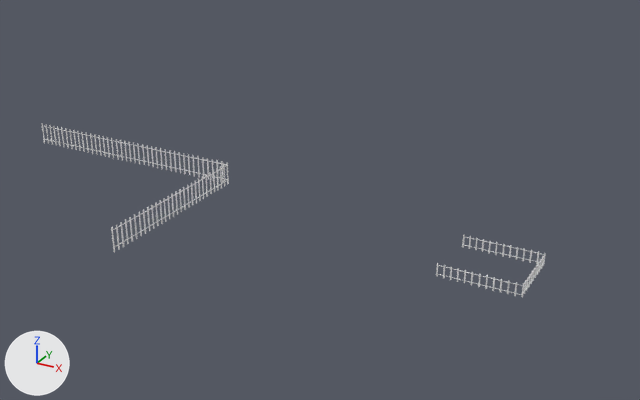
Two versions of the FBX model Assets/Fence.fbx, one commit apart.
One viewpoint serves both versions: a 50 mm lens placed at (131.6, -228.5, 105.1), pointed at (19.5, -24.6, 3.2). The axes (+X, +Y, +Z) are drawn at lower left. The lights are the same throughout. Materials are left out; every surface is plain grey. Where no turn or scale is listed for an object, it has been applied to the vertices. Vertices at the same position are counted once.

Before the edit, the objects in view are built like this:
```python
me_mesh = bpy.data.meshes.new('Mesh')
me_mesh.from_pydata(...)  # 1152 vertices, 1368 faces; spans x -89.0..89.0, y -27.0..27.0, z -4.0..4.0
me_mesh.materials.append(mat_props_street)
ob_fence = bpy.data.objects.new('Fence', me_mesh)
ob_fence.location = (-3.5, -46.4, 3.1)
```
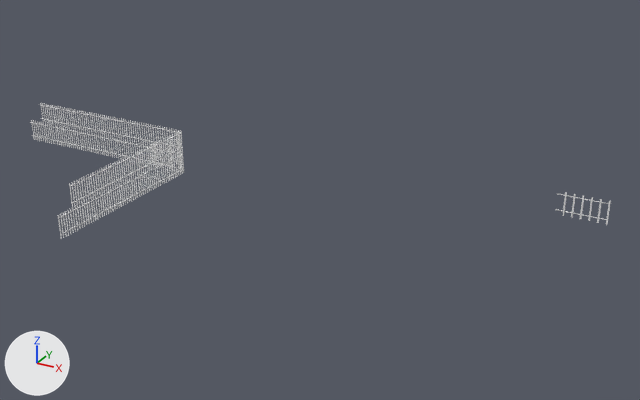
Location of each change, (x1, y1, x2, y2) in pixels of the pictures (640 x 400 px; the box of a moved part takes in the faces that stretch with it):
'Fence', reshaped, moved (15% wider, 22% shorter)
    before: (41, 123, 546, 297)
    after: (30, 103, 611, 239)
part 1 of me_mesh, moved or reshaped
    before: (522, 248, 525, 261)
    after: (562, 192, 567, 216)
part 2 of me_mesh, moved or reshaped
    before: (536, 251, 539, 265)
    after: (571, 194, 576, 218)
part 3 of me_mesh, moved or reshaped
    before: (529, 250, 532, 263)
    after: (597, 199, 602, 223)
part 4 of me_mesh, moved or reshaped
    before: (543, 253, 546, 266)
    after: (588, 197, 593, 221)
part 5 of me_mesh, moved or reshaped
    before: (541, 256, 544, 269)
    after: (580, 196, 584, 219)
part 6 of me_mesh, moved or reshaped
    before: (539, 259, 541, 272)
    after: (606, 201, 611, 225)
part 7 of me_mesh, moved or reshaped
    before: (507, 246, 544, 255)
    after: (557, 193, 609, 204)
part 8 of me_mesh, moved or reshaped
    before: (504, 254, 545, 264)
    after: (555, 209, 606, 220)
part 9 of me_mesh, moved or reshaped
    before: (178, 152, 181, 173)
    after: (179, 131, 181, 153)
part 10 of me_mesh, moved or reshaped
    before: (174, 151, 177, 172)
    after: (177, 132, 180, 154)
part 11 of me_mesh, moved or reshaped
    before: (183, 153, 186, 174)
    after: (172, 134, 174, 156)
part 12 of me_mesh, moved or reshaped
    before: (198, 178, 201, 201)
    after: (174, 134, 176, 155)
part 13 of me_mesh, moved or reshaped
    before: (169, 150, 172, 171)
    after: (175, 133, 178, 155)
part 14 of me_mesh, moved or reshaped
    before: (194, 180, 197, 203)
    after: (170, 135, 173, 157)
part 15 of me_mesh, moved or reshaped
    before: (102, 136, 106, 157)
    after: (102, 115, 105, 135)
part 16 of me_mesh, moved or reshaped
    before: (107, 137, 110, 158)
    after: (104, 115, 107, 136)
part 17 of me_mesh, moved or reshaped
    before: (111, 138, 114, 158)
    after: (110, 116, 113, 137)
part 18 of me_mesh, moved or reshaped
    before: (98, 135, 102, 156)
    after: (108, 116, 111, 137)
part 19 of me_mesh, moved or reshaped
    before: (94, 134, 98, 155)
    after: (106, 116, 109, 136)
part 20 of me_mesh, moved or reshaped
    before: (116, 139, 119, 160)
    after: (112, 117, 115, 138)
part 21 of me_mesh, moved or reshaped
    before: (53, 126, 57, 146)
    after: (52, 105, 56, 125)
part 22 of me_mesh, moved or reshaped
    before: (57, 127, 61, 146)
    after: (54, 105, 58, 125)
part 23 of me_mesh, moved or reshaped
    before: (61, 127, 65, 147)
    after: (60, 107, 64, 127)
part 24 of me_mesh, moved or reshaped
    before: (65, 128, 69, 148)
    after: (58, 106, 62, 126)

The change, as a list of edits to the scene's bpy script:
```text
Change me_mesh:
    remove me_mesh.from_pydata(...)  # 1152 vertices, 1368 faces; spans x -89.0..89.0, y -27.0..27.0, z -4.0..4.0
    add me_mesh.from_pydata(...)  # 2752 vertices, 3268 faces; spans x -96.0..96.0, y -40.0..40.0, z -7.0..7.0
    me_mesh part 1: the loose piece of 8 vertices spanning x 83.0, y 20.0, z -4.0..0.0 is scaled about its middle by (-1.34, -1, 2), then moved by (0.0, 20.0, -2.0)
    me_mesh part 2: the loose piece of 8 vertices spanning x 87.0, y 20.0, z -4.0..0.0 is scaled about its middle by (-1.34, -1, 2), then moved by (-1.0, 20.0, -2.0)
    me_mesh part 3: the loose piece of 8 vertices spanning x 85.0, y 20.0, z -4.0..0.0 is scaled about its middle by (-1.34, -1, 2), then moved by (8.0, 20.0, -2.0)
    me_mesh part 4: the loose piece of 8 vertices spanning x 88.0..89.0, y 20.0, z -4.0..0.0 is turned -90 degrees about the z axis through its middle and scaled by 1.99, then moved by (2.0, 20.0, -2.0)
    me_mesh part 5: the loose piece of 8 vertices spanning x 88.0..89.0, y 18.0, z -4.0..0.0 is turned -90 degrees about the z axis through its middle and scaled by 1.99, then moved by (0.0, 22.0, -2.0)
    me_mesh part 6: the loose piece of 8 vertices spanning x 88.0..89.0, y 16.0..17.0, z -4.0..0.0 is turned -90 degrees about the z axis through its middle and scaled by 1.99, then moved by (7.0, 23.0, -2.0)
    me_mesh part 7: the loose piece of 8 vertices spanning x 78.0..89.0, y 20.0, z 0.0 is scaled about its middle by (-1.34, -1, 2), then moved by (5.0, 20.0, 0.0)
    me_mesh part 8: the loose piece of 8 vertices spanning x 78.0..89.0, y 20.0, z -3.0 is scaled about its middle by (-1.34, -1, 2), then moved by (5.0, 20.0, -3.0)
    me_mesh part 9: the loose piece of 8 vertices spanning x -30.0, y 26.0..27.0, z -4.0..4.0 is moved by (0.0, -13.0, 4.0)
    me_mesh part 10: the loose piece of 8 vertices spanning x -32.0, y 26.0..27.0, z -4.0..4.0 is moved by (2.0, -14.0, 4.0)
    me_mesh part 11: the loose piece of 8 vertices spanning x -29.0..-28.0, y 26.0..27.0, z -4.0..4.0 is moved by (-2.0, -17.0, 4.0)
    me_mesh part 12: the loose piece of 8 vertices spanning x -12.0, y 11.0..12.0, z -4.0..4.0 is moved by (-18.0, -1.0, 4.0)
    me_mesh part 13: the loose piece of 8 vertices spanning x -34.0, y 26.0..27.0, z -4.0..4.0 is moved by (4.0, -15.0, 4.0)
    me_mesh part 14: the loose piece of 8 vertices spanning x -12.0, y 10.0, z -4.0..4.0 is moved by (-18.0, -1.0, 4.0)
    me_mesh part 15: the loose piece of 8 vertices spanning x -61.0, y 26.0..27.0, z -4.0..4.0 is moved by (-1.0, -12.0, 4.0)
    me_mesh part 16: the loose piece of 8 vertices spanning x -60.0..-59.0, y 26.0..27.0, z -4.0..4.0 is moved by (-2.0, -12.0, 4.0)
    me_mesh part 17: the loose piece of 8 vertices spanning x -58.0, y 26.0..27.0, z -4.0..4.0 is moved by (-1.0, -12.0, 4.0)
    me_mesh part 18: the loose piece of 8 vertices spanning x -63.0, y 26.0..27.0, z -4.0..4.0 is moved by (4.0, -12.0, 4.0)
    me_mesh part 19: the loose piece of 8 vertices spanning x -65.0, y 26.0..27.0, z -4.0..4.0 is moved by (5.0, -12.0, 4.0)
    me_mesh part 20: the loose piece of 8 vertices spanning x -56.0, y 26.0..27.0, z -4.0..4.0 is moved by (-2.0, -12.0, 4.0)
    me_mesh part 21: the loose piece of 8 vertices spanning x -83.0, y 26.0..27.0, z -4.0..4.0 is moved by (-1.0, -12.0, 4.0)
    me_mesh part 22: the loose piece of 8 vertices spanning x -82.0..-81.0, y 26.0..27.0, z -4.0..4.0 is moved by (-2.0, -12.0, 4.0)
    me_mesh part 23: the loose piece of 8 vertices spanning x -80.0..-79.0, y 26.0..27.0, z -4.0..4.0 is moved by (-1.0, -12.0, 4.0)
    me_mesh part 24: the loose piece of 8 vertices spanning x -78.0, y 26.0..27.0, z -4.0..4.0 is moved by (-3.0, -12.0, 4.0)
    me_mesh part 25: the loose piece of 8 vertices spanning x -85.0, y 26.0..27.0, z -4.0..4.0 is moved by (3.0, -12.0, 4.0)
    me_mesh part 26: the loose piece of 8 vertices spanning x -76.0, y 26.0..27.0, z -4.0..4.0 is moved by (-3.0, -12.0, 4.0)
    me_mesh part 27: 114 loose pieces with 912 vertices, spanning x -89.0..89.0, y -27.0..27.0, z -4.0..4.0, are deleted
    me_mesh part 28: 2512 vertices added at x -96.0..-30.0, y -40.0..14.0, z -7.0..7.0
Change ob_fence:
    ob_fence.location: (-3.5, -46.4, 3.1) -> (-1.9, -34.6, 7.1)
```
